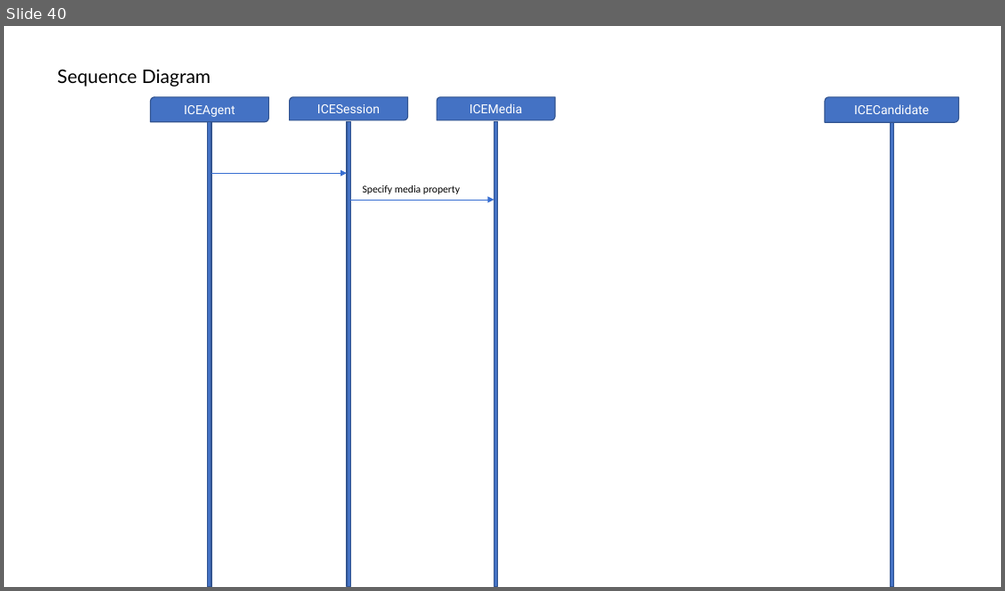
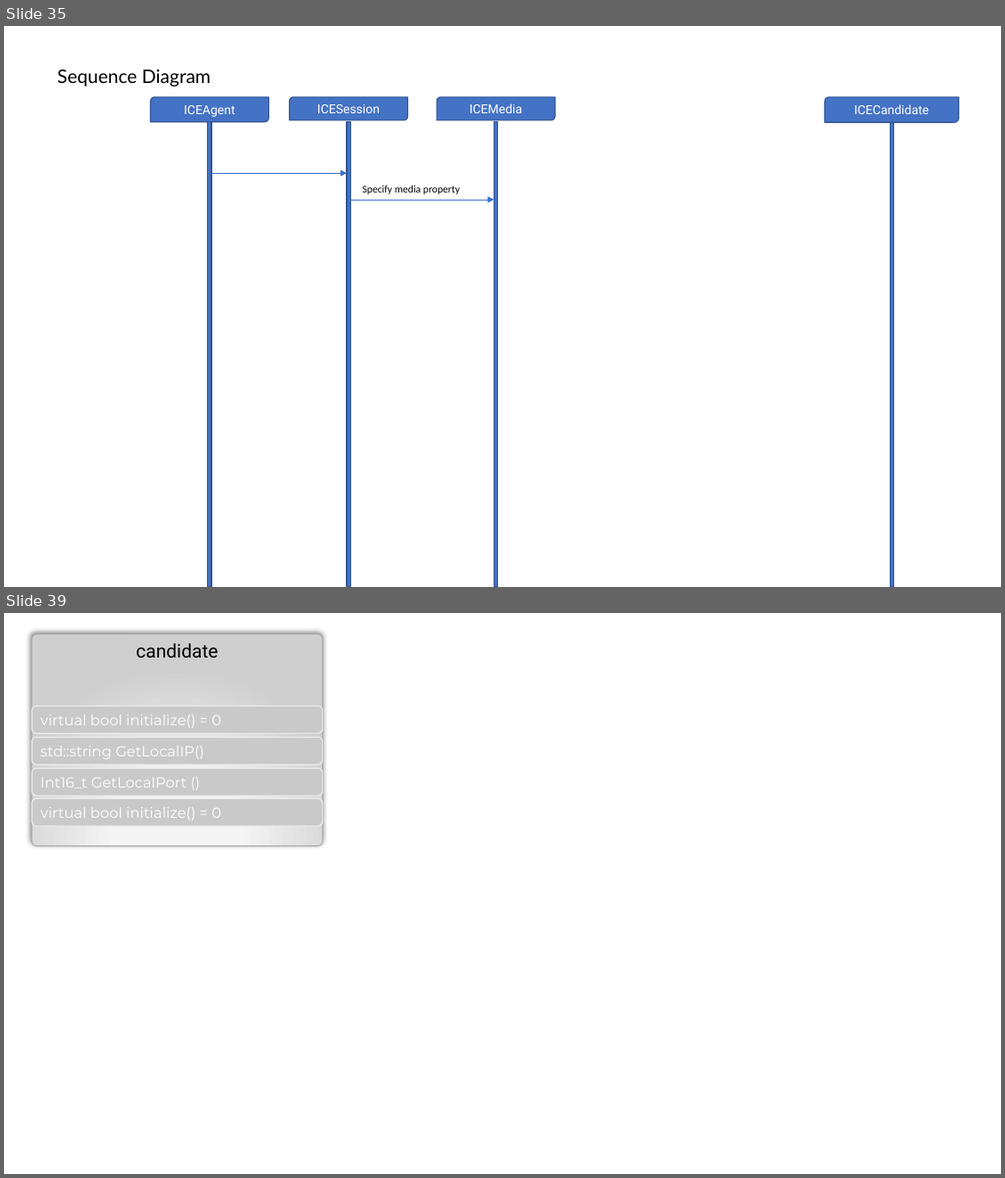
Before and after one commit to httpmail/ice, a slide deck: docs.pptx. Shown one above the other, each under a label of ours: slide 40 before the commit, slides 35 and 39 after it; the slides between them are not shown. The pictures are 1005x591 and 1005x1178 pixels, drawn with LibreOffice and Linux fonts; fonts in the diff are those of the drawing. Boxes give left, top, right and bottom in pixels: in the first picture for what was removed or moved away, otherwise in the second. Text is boxed around its words. In the diff, an @@ line names an element or a change of style, - is before the commit and + after.

```diff
--- a/docs.pptx
+++ b/docs.pptx
@@ slide 39 added at [4, 613, 1001, 1174], background #FFFFFF @@
@@ rounded rectangle added at [32, 634, 323, 845], fill gradient #F8F8F8 to #F5F5F5 to #CFCFCF, outline #A5A5A5 0.75 pt, 18 pt, text #000000 @@
+candidate
@@ rounded rectangle added at [32, 706, 323, 733], fill #C9C9C9, outline #EDEDED 1 pt, 14 pt, text #FFFFFF @@
+virtual bool initialize() = 0
@@ rounded rectangle added at [32, 737, 323, 765], fill #C9C9C9, outline #EDEDED 1 pt, 14 pt, text #FFFFFF @@
+std::string GetLocalIP()
@@ rounded rectangle added at [32, 769, 323, 796], fill #C9C9C9, outline #EDEDED 1 pt, 14 pt, text #FFFFFF @@
+Int16_t GetLocalPort ()
@@ rounded rectangle added at [32, 798, 323, 826], fill #C9C9C9, outline #EDEDED 1 pt, 14 pt, text #FFFFFF @@
+virtual bool initialize() = 0
@@ what was slide 40 is now slide 35 @@
```
Also in this commit, not shown: 2 slides changed, 6 other slides added, 6 slides removed, 34 other files.
